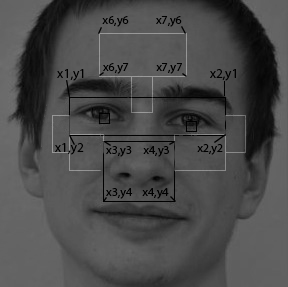
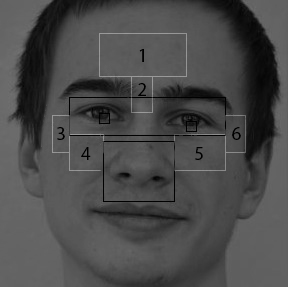
The second 288px x 287px image is a revision of the first. Changes to its layers:
hid "x1,y2" over (55, 143, 84, 155)
hid "x4,y4" over (142, 188, 169, 199)
hid "Kształt 8" over (170, 196, 176, 202)
hid "Kształt 13" over (214, 134, 226, 143)
hid "Kształt 12" over (66, 80, 70, 97)
hid "x7,y7" over (156, 63, 182, 74)
hid "x6,y7" over (103, 63, 129, 74)
added layer "6" above "5" over (232, 127, 241, 140)
added layer "5" above "4" over (195, 147, 203, 160)
added layer "4" above "3" over (81, 147, 91, 160)
added layer "3" above "2" over (57, 127, 65, 140)
added layer "2" above "1" over (138, 83, 146, 96)
added layer "1" above "Kształt 19" over (139, 49, 144, 62)
hid "Kształt 17" over (181, 26, 186, 34)
hid "Kształt 16" over (98, 27, 102, 34)
hid "x7,y6" over (156, 16, 182, 27)
hid "x6,y6" over (102, 16, 129, 27)
hid "Kształt 15" over (69, 135, 75, 145)
hid "x3,y4" over (106, 188, 133, 199)
hid "x4,y3" over (143, 146, 169, 157)
hid "x3,y3" over (106, 146, 132, 157)
hid "x2,y2" over (197, 144, 223, 155)
hid "x2,y1" over (210, 69, 236, 81)
hid "x1,y1" over (57, 69, 84, 81)
…and 4 more changes (4 visibility)
